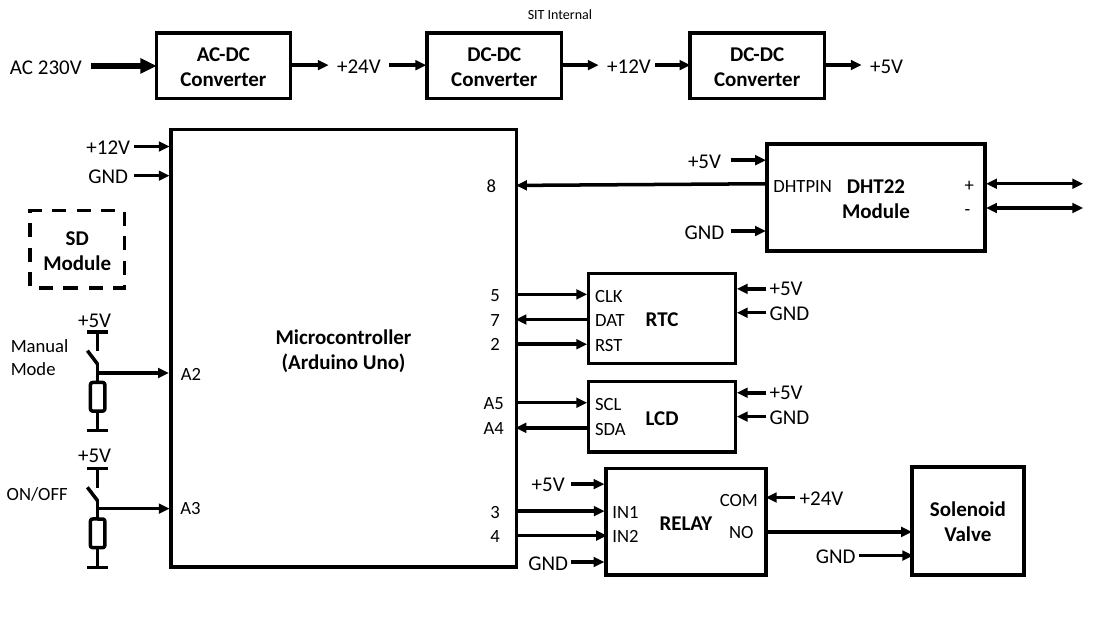
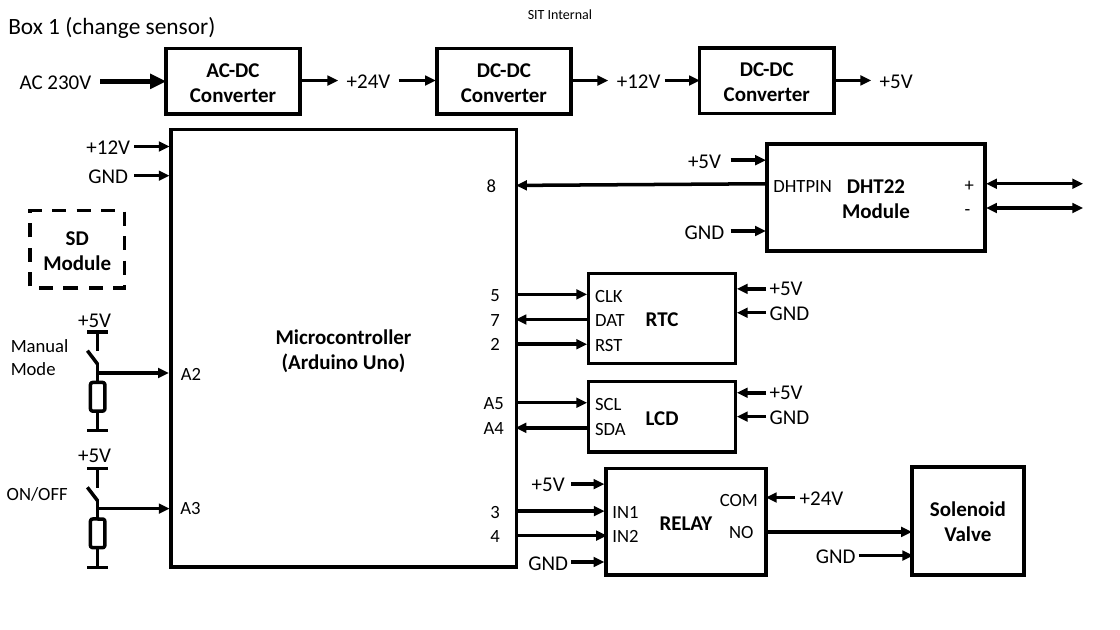
Before and after one commit to kanglc/Hashtag, a slide deck: slide 4 of Docs/thermal_controller_blockdiagram.pptx. Drawn at 1120x630 pixels with LibreOffice and Linux fonts; fonts in the diff are those of the drawing; background and template pictures are left out. Boxes give left, top, right and bottom in pixels: in the first picture for what was removed or moved away, otherwise in the second. Text is boxed around its words. In the diff, an @@ line names an element or a change of style, - is before the commit and + after.

```diff
--- a/Docs/thermal_controller_blockdiagram.pptx
+++ b/Docs/thermal_controller_blockdiagram.pptx
@@ text added at [8,17,216,38], 20 pt, text #000000 @@
+Box 1 (change sensor)
@@ 6 arrows, 4 texts, 3 rectangles: place and size @@
-6 arrows, 4 texts, 3 rectangles at [10,33,903,98]
+6 arrows, 4 texts, 3 rectangles at [20,48,913,114]
```
Also in this commit, not shown: 5 other slides changed.
